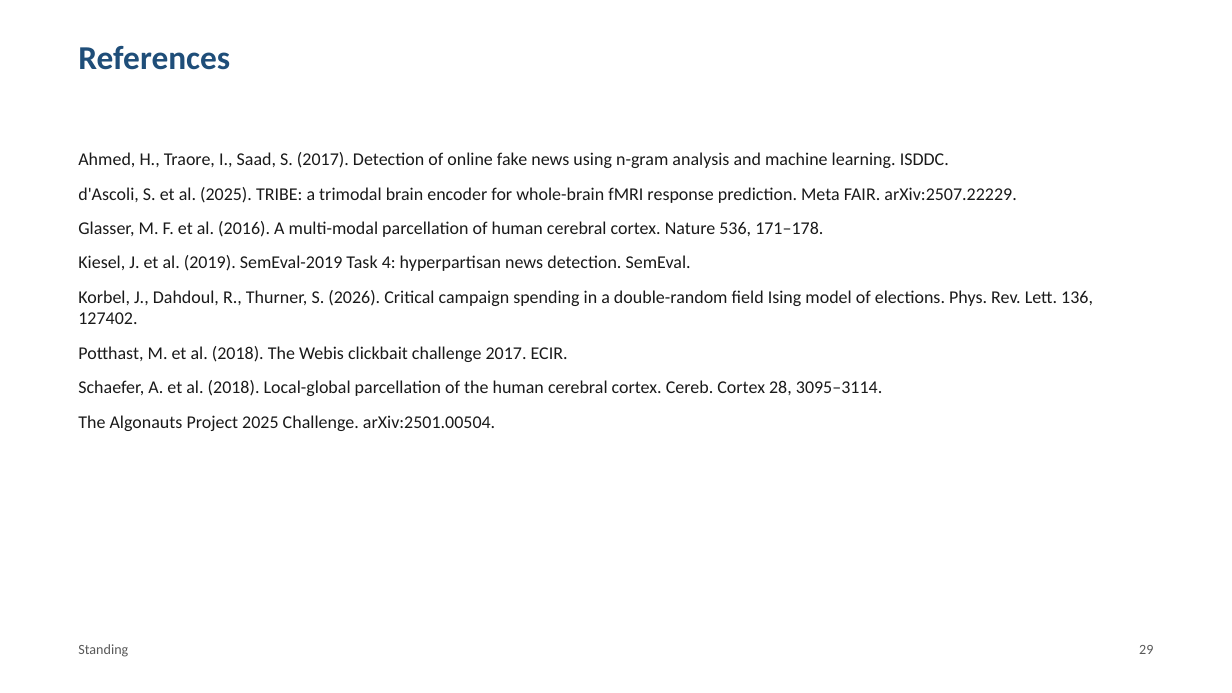
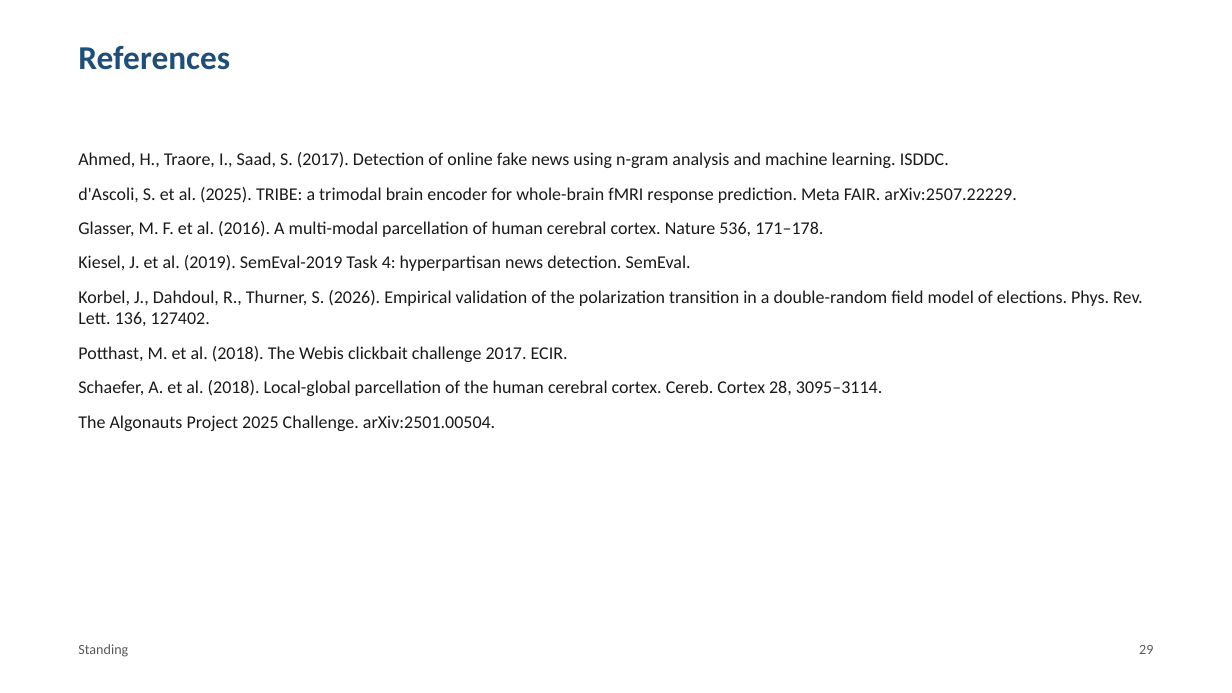
Before and after one commit to brn-mwai/monarch, a slide deck: slide 29 of docs/defence/Monarch_Defence.pptx. Drawn at 1232x693 pixels with LibreOffice and Linux fonts; fonts in the diff are those of the drawing. Boxes give left, top, right and bottom in pixels: in the first picture for what was removed or moved away, otherwise in the second. Text is boxed around its words. In the diff, an @@ line names an element or a change of style, - is before the commit and + after.

Commit message:
Prepare the dissertation for library deposit
Cites every dataset, model and atlas where it is used: ISOT, SemEval-2019
Task 4, Webis-Clickbait-17, PubMed, VADER, Algonauts 2025, Schaefer, Yeo and
the checkpoint audit. The Declaration says the work of others is cited, and
chapters 3 to 7 cited nothing. All 21 references are now cited.

Qualifies the field bound as a statement about the all-to-all mean-field
model, since network structure lowers h_c, and drops the claim that the
bound is conservative, which had the direction backwards. Corrects the VADER
sentence (the ISOT-only interval lies below 0.5), replaces 'human labels'
with the dataset-derived label, reports precision and recall as chapter 4
promises, and attributes the second session's smaller effect to sampling
variation, since both sessions carry the same error.

Fixes the title-page date to September 2026, adds PDF title and author
metadata, and brings the deck's page count and Korbel title into line.

```diff
--- a/docs/defence/Monarch_Defence.pptx
+++ b/docs/defence/Monarch_Defence.pptx
@@ text at (78,290,1143,326): text changed @@
-Korbel, J., Dahdoul, R., Thurner, S. (2026). Critical campaign spending in a double-random field Ising model of elections. Phys. Rev. Lett. 136, 127402.
+Korbel, J., Dahdoul, R., Thurner, S. (2026). Empirical validation of the polarization transition in a double-random field model of elections. Phys. Rev. Lett. 136, 127402.
```
Also in this commit, not shown: 1 other slide changed, 15 other files.
